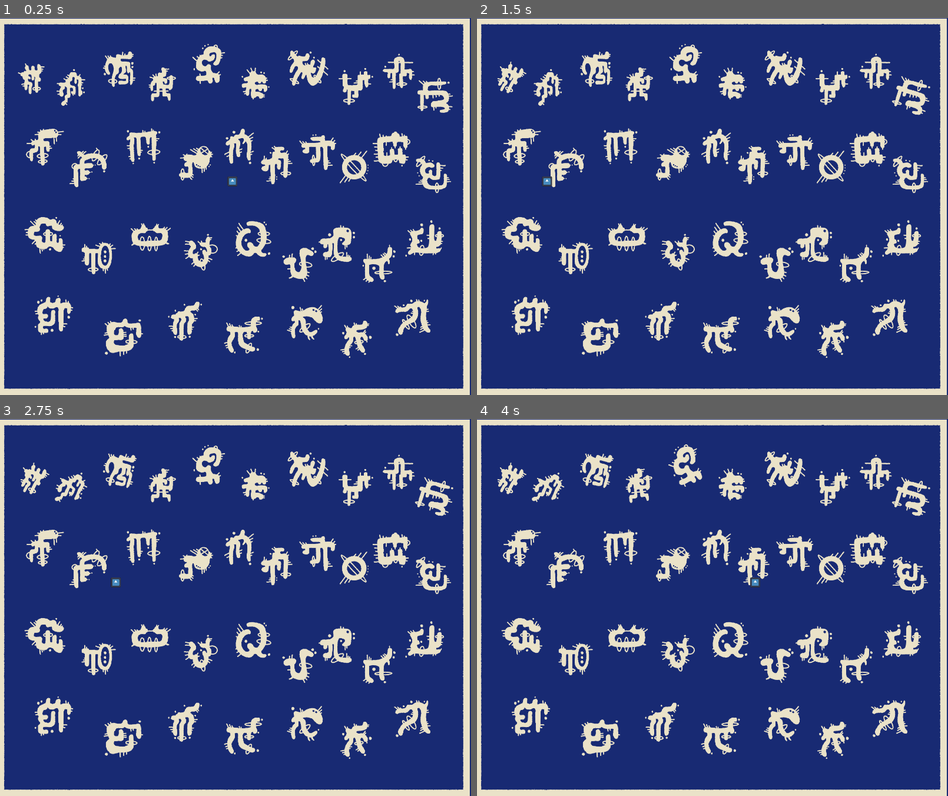
Above: before the commit, frames 1-4 (two rows, left to right).
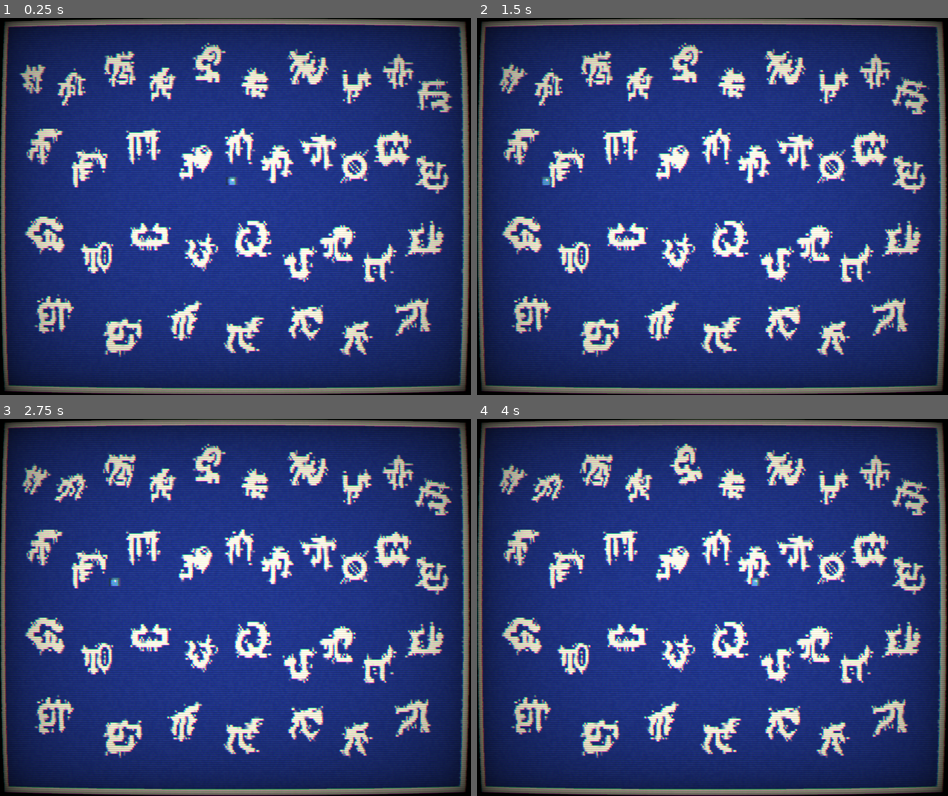
Above: after the commit, the same moments.

Repository: C-RJohnston/KBoard-Pong
Game: Godot game, scene res://MainScene.tscn
Two runs of this game, one before a commit and one after it. Both use one fixed random seed, a clock stepped at 60 frames per second and the inputs below. The engine's default icon, where the game draws it, is replaced by a stand-in: a white triangle on a blue panel in a dark square.
Inputs (mouse positions are in pixels of both pictures, inside the frame that each line leads up to):
- Up to frame 1 (0.25 s): no input
- Up to frame 2 (1.5 s): tap Enter at 0.5 s; move the mouse to (816, 187) at 0.52 s; tap 0 (0) at 0.6 s; click (816, 187) at 0.67 s; tap 1 (1) at 0.8 s; drag from (618, 225) to (688, 281) at 1.27 s
- Up to frame 3 (2.75 s): move the mouse to (282, 524) at 2.02 s; tap 2 (2) at 2.1 s; click (282, 524) at 2.17 s; tap 3 (3) at 2.3 s
- Up to frame 4 (4 s): drag from (688, 682) to (571, 550) at 2.77 s; move the mouse to (853, 664) at 3.52 s; tap 4 (4) at 3.6 s; click (853, 664) at 3.67 s; tap 5 (5) at 3.8 s

The runs differ from the first frame. In frame 1, 49% of the frame differs, in the area x 0-100%, y 0-100%; in frame 2, 49%; in frame 3, 49%; in frame 4, 49%.

Commit message:
added shaders

Diff:
--- /dev/null
+++ b/MainScene.gdshader
@@ -0,0 +1,183 @@
+/*
+Shader from Godot Shaders - the free shader library.
+
+This shader is under CC0 license. Feel free to use, improve and
+change this shader according to your needs and consider sharing
+the modified result to godotshaders.com.
+
+Optimised and packed by @c64cosmin
+If you do use this please share it with me
+Would love to see what you're making with it <3
+
+It's a combination of these two shaders
+~godotshaders.com/shader/VHS-and-CRT-monitor-effect
+godotshaders.com/shader/crt-shader-with-realistic-blurring/
+
+CRT grille and rolling lines made by @c64cosmin
+Vignette and warping effect was made by pend00
+Scanlines are from "TimothyLottes" FROM SHADERTOY
+Then ported by AHOPNESS (@ahopness)
+https://www.shadertoy.com/view/MsjXzh
+*/
+
+shader_type canvas_item;
+
+uniform sampler2D SCREEN_TEXTURE: hint_screen_texture;
+
+uniform vec2 resolution = vec2(320.0, 180.0);
+
+uniform float scan_line_amount :hint_range(0.0, 1.0) = 1.0;
+uniform float warp_amount :hint_range(0.0, 5.0) = 0.1;
+uniform float noise_amount :hint_range(0.0, 0.3) = 0.03;
+uniform float interference_amount :hint_range(0.0, 1.0) = 0.2;
+uniform float grille_amount :hint_range(0.0, 1.0) = 0.1;
+uniform float grille_size :hint_range(1.0, 5.0) = 1.0;
+uniform float vignette_amount :hint_range(0.0, 2.0) = 0.6;
+uniform float vignette_intensity : hint_range(0.0, 1.0) = 0.4;
+uniform float aberation_amount :hint_range(0.0, 1.0) = 0.5;
+uniform float roll_line_amount :hint_range(0.0, 1.0) = 0.3;
+uniform float roll_speed :hint_range(-8.0, 8.0) = 1.0;
+uniform float scan_line_strength :hint_range(-12.0, -1.0) = -8.0;
+uniform float pixel_strength :hint_range(-4.0, 0.0) = -2.0;
+
+float random(vec2 uv){
+    return fract(cos(uv.x * 83.4827 + uv.y * 92.2842) * 43758.5453123);
+}
+
+vec3 fetch_pixel(vec2 uv, vec2 off){
+	vec2 pos = floor(uv * resolution + off) / resolution + vec2(0.5) / resolution;
+
+	float noise = 0.0;
+	if(noise_amount > 0.0){
+		noise = random(pos + fract(TIME)) * noise_amount;
+	}
+
+	if(max(abs(pos.x - 0.5), abs(pos.y - 0.5)) > 0.5){
+		return vec3(0.0, 0.0, 0.0);
+	}
+
+	vec3 clr = texture(SCREEN_TEXTURE , pos, -16.0).rgb + noise;
+	return clr;
+}
+
+// Distance in emulated pixels to nearest texel.
+vec2 Dist(vec2 pos){
+	pos = pos * resolution;
+	return - ((pos - floor(pos)) - vec2(0.5));
+}
+
+// 1D Gaussian.
+float Gaus(float pos, float scale){ return exp2(scale * pos * pos); }
+
+// 3-tap Gaussian filter along horz line.
+vec3 Horz3(vec2 pos, float off){
+	vec3 b = fetch_pixel(pos, vec2(-1.0, off));
+	vec3 c = fetch_pixel(pos, vec2( 0.0, off));
+	vec3 d = fetch_pixel(pos, vec2( 1.0, off));
+	float dst = Dist(pos).x;
+
+	// Convert distance to weight.
+	float scale = pixel_strength;
+	float wb = Gaus(dst - 1.0, scale);
+	float wc = Gaus(dst + 0.0, scale);
+	float wd = Gaus(dst + 1.0, scale);
+
+	// Return filtered sample.
+	return (b * wb + c * wc + d * wd) / (wb + wc + wd);
+}
+
+// Return scanline weight.
+float Scan(vec2 pos, float off){
+	float dst = Dist(pos).y;
+
+	return Gaus(dst + off, scan_line_strength);
+}
+
+// Allow nearest three lines to effect pixel.
+vec3 Tri(vec2 pos){
+	vec3 clr = fetch_pixel(pos, vec2(0.0));
+	if(scan_line_amount > 0.0){
+		vec3 a = Horz3(pos,-1.0);
+		vec3 b = Horz3(pos, 0.0);
+		vec3 c = Horz3(pos, 1.0);
+
+		float wa = Scan(pos,-1.0);
+		float wb = Scan(pos, 0.0);
+		float wc = Scan(pos, 1.0);
+
+		vec3 scanlines = a * wa + b * wb + c * wc;
+		clr = mix(clr, scanlines, scan_line_amount);
+	}
+	return clr;
+}
+
+// Takes in the UV and warps the edges, creating the spherized effect
+vec2 warp(vec2 uv){
+	vec2 delta = uv - 0.5;
+	float delta2 = dot(delta.xy, delta.xy);
+	float delta4 = delta2 * delta2;
+	float delta_offset = delta4 * warp_amount;
+
+	vec2 warped = uv + delta * delta_offset;
+	return (warped - 0.5) / mix(1.0,1.2,warp_amount/5.0) + 0.5;
+}
+
+float vignette(vec2 uv){
+	uv *= 1.0 - uv.xy;
+	float vignette = uv.x * uv.y * 15.0;
+	return pow(vignette, vignette_intensity * vignette_amount);
+}
+
+float floating_mod(float a, float b){
+	return a - b * floor(a/b);
+}
+
+vec3 grille(vec2 uv){
+	float unit = PI / 3.0;
+	float scale = 2.0*unit/grille_size;
+	float r = smoothstep(0.5, 0.8, cos(uv.x*scale - unit));
+	float g = smoothstep(0.5, 0.8, cos(uv.x*scale + unit));
+	float b = smoothstep(0.5, 0.8, cos(uv.x*scale + 3.0*unit));
+	return mix(vec3(1.0), vec3(r,g,b), grille_amount);
+}
+
+float roll_line(vec2 uv){
+	float x = uv.y * 3.0 - TIME * roll_speed;
+	float f = cos(x) * cos(x * 2.35 + 1.1) * cos(x * 4.45 + 2.3);
+	float roll_line = smoothstep(0.5, 0.9, f);
+	return roll_line * roll_line_amount;
+}
+
+void fragment(){
+	vec2 pix = FRAGCOORD.xy;
+	vec2 pos = warp(SCREEN_UV);
+
+	float line = 0.0;
+	if(roll_line_amount > 0.0){
+		line = roll_line(pos);
+	}
+
+	vec2 sq_pix = floor(pos * resolution) / resolution + vec2(0.5) / resolution;
+	if(interference_amount + roll_line_amount > 0.0){
+		float interference = random(sq_pix.yy + fract(TIME));
+		pos.x += (interference * (interference_amount + line * 6.0)) / resolution.x;
+	}
+
+	vec3 clr = Tri(pos);
+	if(aberation_amount > 0.0){
+		float chromatic = aberation_amount + line * 2.0;
+		vec2 chromatic_x = vec2(chromatic,0.0) / resolution.x;
+		vec2 chromatic_y = vec2(0.0, chromatic/2.0) / resolution.y;
+		float r = Tri(pos - chromatic_x).r;
+		float g = Tri(pos + chromatic_y).g;
+		float b = Tri(pos + chromatic_x).b;
+		clr = vec3(r,g,b);
+	}
+
+	if(grille_amount > 0.0)clr *= grille(pix);
+	clr *= 1.0 + scan_line_amount * 0.6 + line * 3.0 + grille_amount * 2.0;
+	if(vignette_amount > 0.0)clr *= vignette(pos);
+
+	COLOR.rgb = clr;
+	COLOR.a = 1.0;
+}
--- a/MainScene.tscn
+++ b/MainScene.tscn
@@ -1,7 +1,8 @@
-[gd_scene load_steps=46 format=3 uid="uid://ghltptrdlsn1"]
+[gd_scene load_steps=49 format=3 uid="uid://ghltptrdlsn1"]
 
 [ext_resource type="PackedScene" uid="uid://ulhrbx5se0db" path="res://Scenes/Ball/ball.tscn" id="1_4cffp"]
 [ext_resource type="PhysicsMaterial" uid="uid://er7xgtfunvb5" path="res://Materials/physmat.tres" id="1_7f0lv"]
+[ext_resource type="Shader" path="res://MainScene.gdshader" id="1_8wgip"]
 [ext_resource type="Script" path="res://game.gd" id="1_ij5ce"]
 [ext_resource type="PackedScene" uid="uid://dflo5uheaeuyi" path="res://CamCave/Sounds.tscn" id="3_ggpmk"]
 [ext_resource type="AudioStream" uid="uid://c4xedy6jhw748" path="res://Assets/cs80 funky.wav" id="4_6f4bd"]
@@ -44,13 +45,48 @@
 [ext_resource type="Texture2D" uid="uid://co7ggkfupxeae" path="res://Sprites/Tiles/Part2/tile013.png" id="41_i66nc"]
 [ext_resource type="Texture2D" uid="uid://ccm56e4ftxqiu" path="res://Sprites/PrototypeAssets/bordrr.png" id="42_48cxy"]
 
+[sub_resource type="ShaderMaterial" id="ShaderMaterial_681tj"]
+shader = ExtResource("1_8wgip")
+shader_parameter/resolution = Vector2(320, 180)
+shader_parameter/scan_line_amount = 1.0
+shader_parameter/warp_amount = 0.1
+shader_parameter/noise_amount = 0.03
+shader_parameter/interference_amount = 0.2
+shader_parameter/grille_amount = 0.1
+shader_parameter/grille_size = 1.0
+shader_parameter/vignette_amount = 0.6
+shader_parameter/vignette_intensity = 0.4
+shader_parameter/aberation_amount = 0.5
+shader_parameter/roll_line_amount = 0.3
+shader_parameter/roll_speed = 1.0
+shader_parameter/scan_line_strength = -8.0
+shader_parameter/pixel_strength = -2.0
+
 [sub_resource type="RectangleShape2D" id="RectangleShape2D_trjgi"]
 size = Vector2(1500, 20)
 
 [sub_resource type="RectangleShape2D" id="RectangleShape2D_53cqu"]
 size = Vector2(20, 1200)
 
+[sub_resource type="ShaderMaterial" id="ShaderMaterial_81e0q"]
+shader = ExtResource("1_8wgip")
+shader_parameter/resolution = Vector2(320, 180)
+shader_parameter/scan_line_amount = 0.5
+shader_parameter/warp_amount = 0.1
+shader_parameter/noise_amount = 0.03
+shader_parameter/interference_amount = 0.2
+shader_parameter/grille_amount = 0.1
+shader_parameter/grille_size = 1.0
+shader_parameter/vignette_amount = 0.6
+shader_parameter/vignette_intensity = 0.4
+shader_parameter/aberation_amount = 0.5
+shader_parameter/roll_line_amount = 0.3
+shader_parameter/roll_speed = 3.8e-07
+shader_parameter/scan_line_strength = -8.0
+shader_parameter/pixel_strength = -2.0
+
 [node name="Game" type="Node2D"]
+material = SubResource("ShaderMaterial_681tj")
 script = ExtResource("1_ij5ce")
 wiggle_amount = 0.5
 
@@ -283,3 +319,9 @@
 [node name="Bordr" type="Sprite2D" parent="."]
 position = Vector2(746, 602)
 texture = ExtResource("42_48cxy")
+
+[node name="ColorRect" type="ColorRect" parent="."]
+z_index = 1000
+material = SubResource("ShaderMaterial_81e0q")
+offset_right = 1500.0
+offset_bottom = 1200.0
Not shown, changed: attributions.txt
